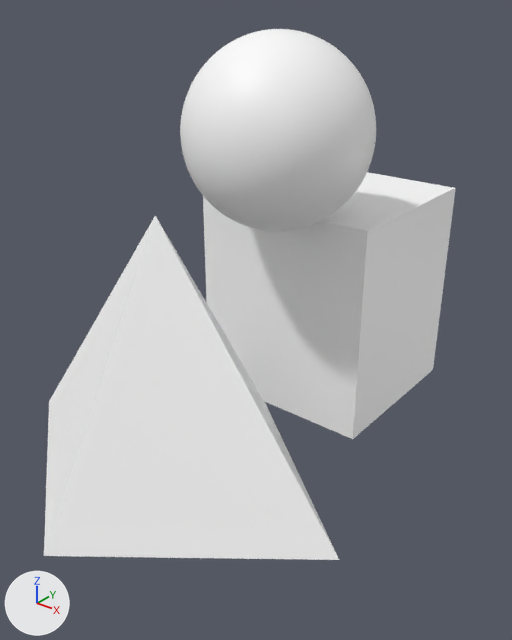
The glTF model geometrical-composition-1/geometrical-composition-1.glb: old version first, new version second.
Camera for both pictures: a 50 mm camera at (1.93, -2.93, 2.42) aimed at (-0.21, -0.24, 0.76). The lights are fixed; the arrows at lower left show +X, +Y and +Z.
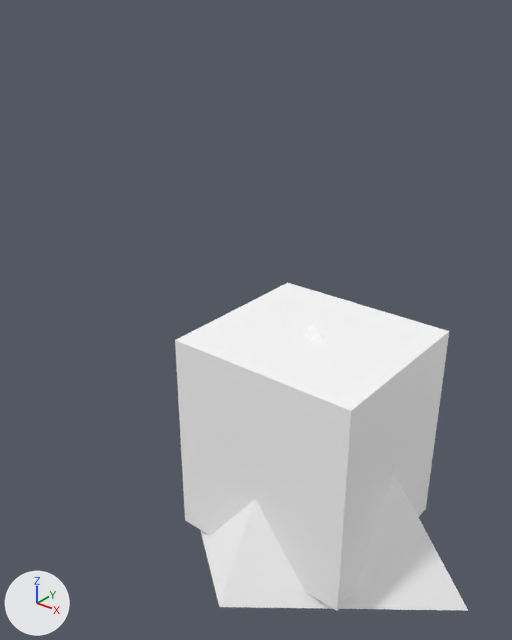
Pixel boxes (x1, y1, x2, y2) of what changed, in the pictures (512 x 640 px):
'Cube', moved
    before: (203, 172, 456, 439)
    after: (175, 283, 449, 611)
'Cone', moved
    before: (44, 216, 339, 560)
    after: (200, 322, 468, 611)
'Sphere', moved (not visible afterwards)
    before: (180, 29, 376, 231)

What the commit changed:
Object 'Cone' (ob_cone) moves from (-0.389, -0.763, 0.716) to (0.0, 0.0, 0.0).
Object 'Cube' (ob_cube) moves from (-0.319, 0.602, 0.632) to (0.0, 0.0, 0.0).
Object 'Sphere' (ob_sphere) moves from (-0.202, -0.085, 1.718) to (0.0, 0.0, 0.0).
